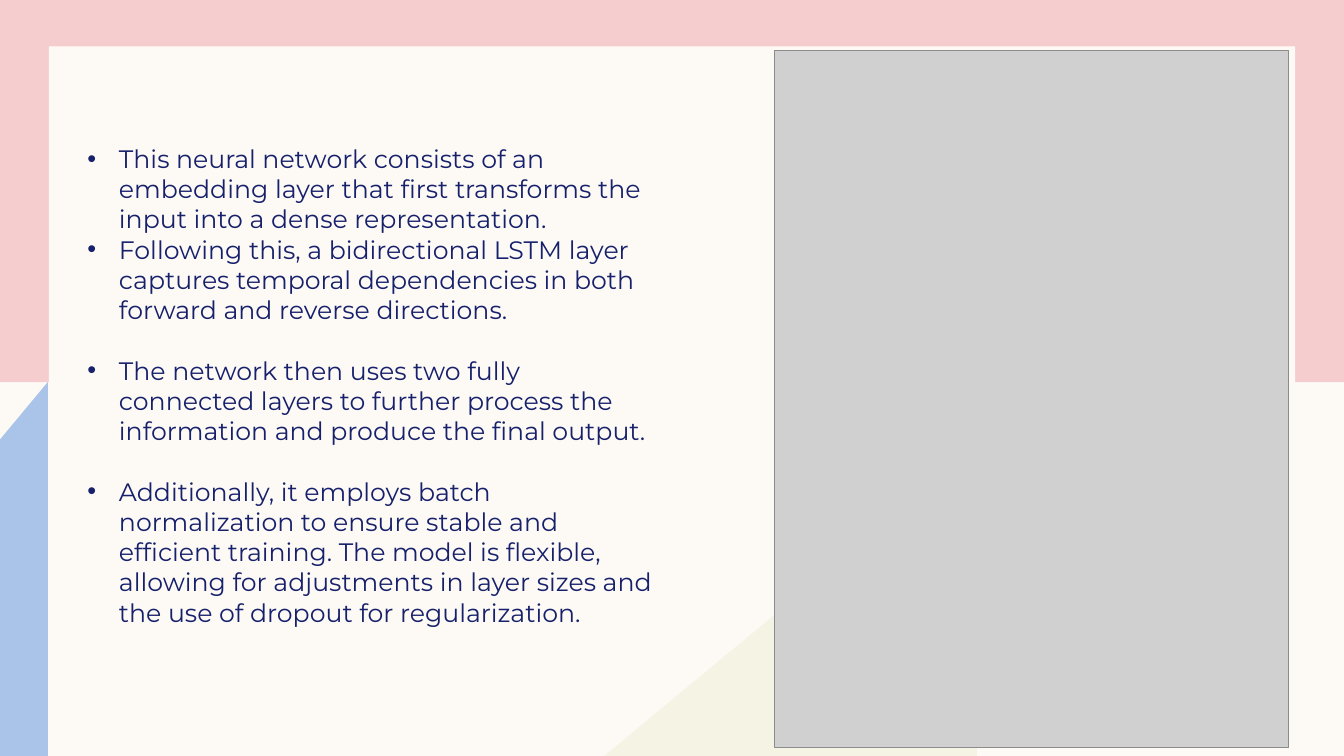
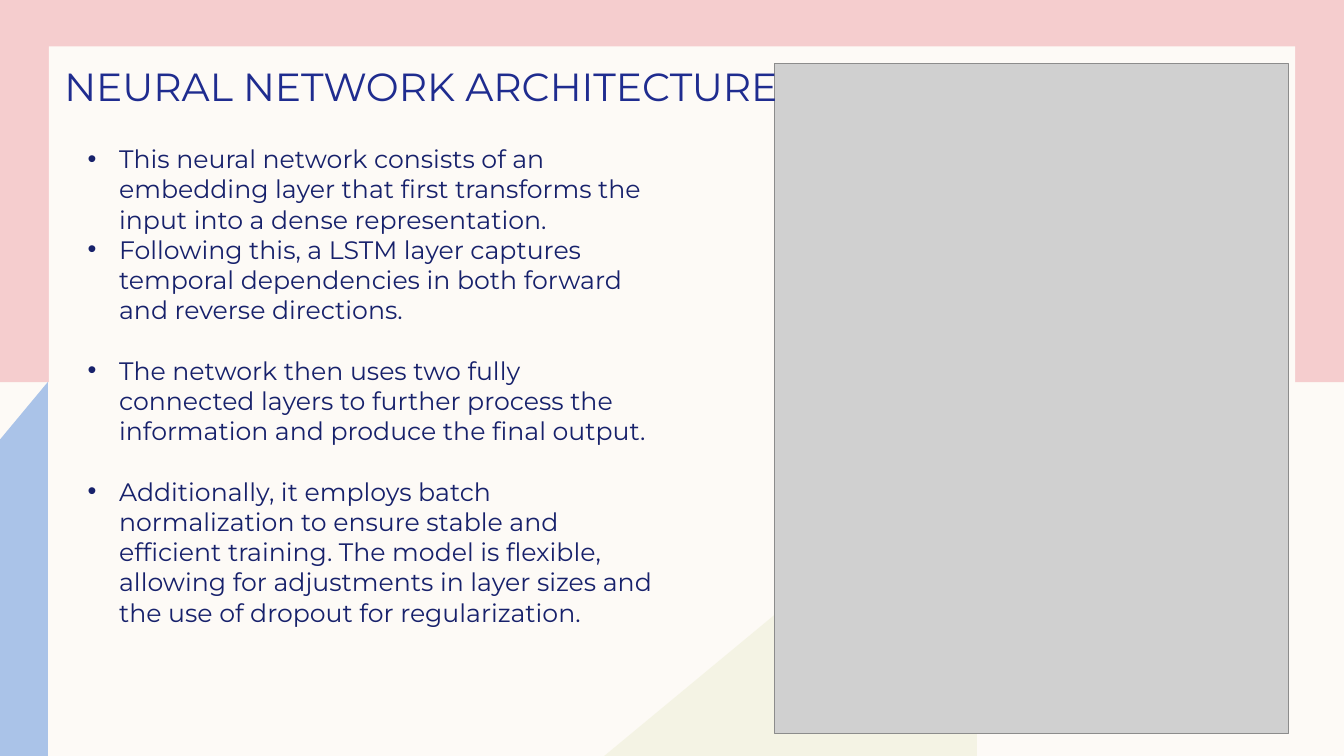
Before and after one commit to Fatemehbozorgi97/Carbon-emission-prediction-, a slide deck: slide 10 of Carbon emission prediction.pptx (slide 9 before the commit). Drawn at 1344x756 pixels with LibreOffice and Linux fonts; fonts in the diff are those of the drawing; grey boxes stand for pictures. Boxes give left, top, right and bottom in pixels: in the first picture for what was removed or moved away, otherwise in the second. Text is boxed around its words. In the diff, an @@ line names an element or a change of style, - is before the commit and + after.

```diff
--- a/Carbon emission prediction.pptx
+++ b/Carbon emission prediction.pptx
@@ title added at box(64, 63, 777, 111), 28 pt, text #1F2C8F @@
+NEURAL NETWORK ARCHITECTURE
@@ picture: place and size @@
-picture at box(775, 50, 1290, 747)
+picture at box(775, 64, 1290, 734)
@@ text at box(119, 240, 622, 319): text changed @@
-• Following this, a bidirectional LSTM layer captures temporal dependencies in both forward and reverse directions.
+• Following this, a LSTM layer captures temporal dependencies in both forward and reverse directions.
```
Also in this commit, not shown: 9 other slides changed, 3 slides added, 1 slide removed, 2 other files.
